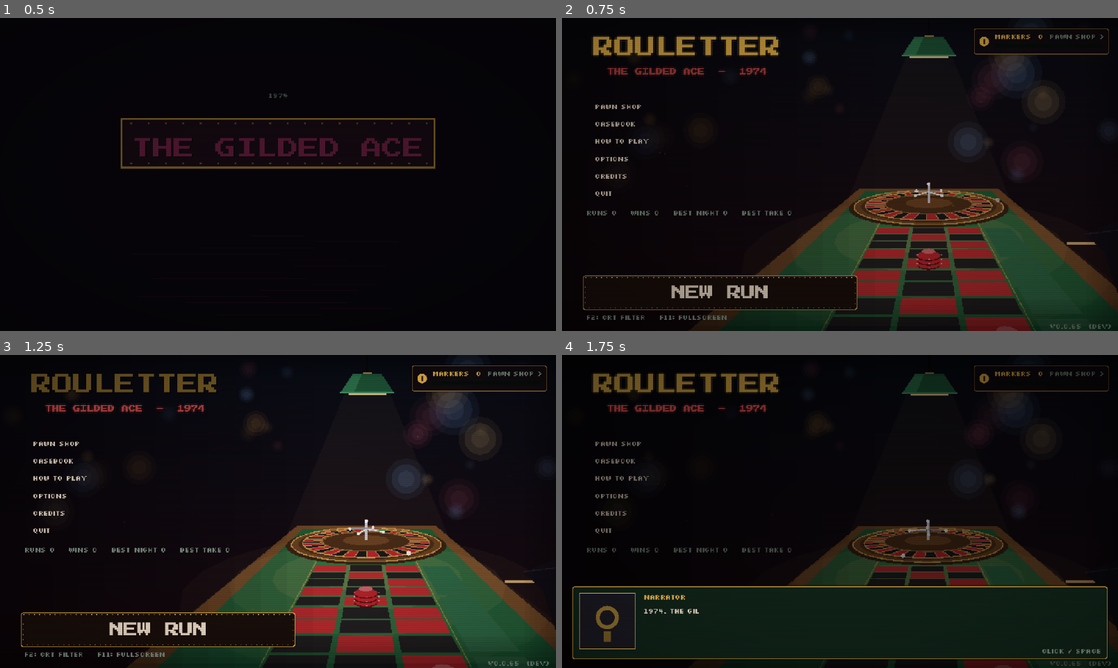
Above: before the commit, frames 1-4 (two rows, left to right).
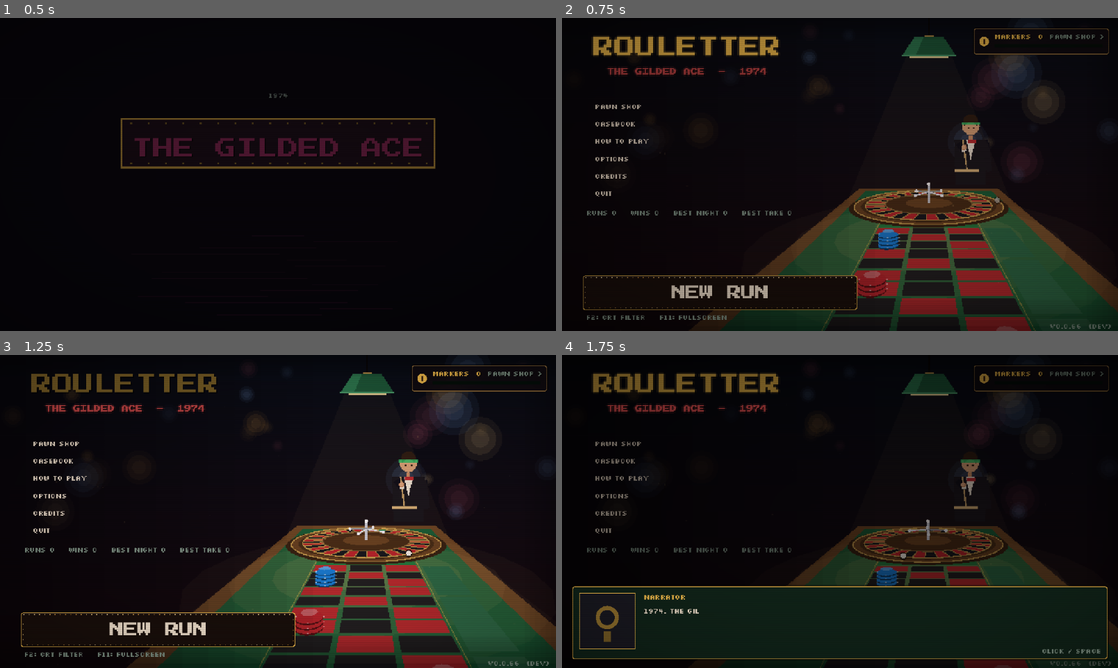
Above: after the commit, the same moments.

Repository: sugnauk/Rouletter
Game: Godot game, scene res://scenes/main.tscn
The game is run twice, just before and just after one commit, with the same random seed, the same clock (stepped at 60 frames per second) and the same inputs.
Inputs (mouse positions are in pixels of both pictures, inside the frame that each line leads up to):
- Up to frame 1 (0.5 s): no input
- Up to frame 2 (0.75 s): tap Enter at 0.5 s; drag from (840, 174) to (895, 105) at 0.52 s
- Up to frame 3 (1.25 s): no input
- Up to frame 4 (1.75 s): click "NEW RUN" at 1.25 s

Frame 1 is identical in both runs. In frame 2, 1.0% of the frame differs, in the area x 53-100%, y 33-100%; in frame 3, 1.1%, in the area x 53-100%, y 30-100%; in frame 4, 0.5%.

Commit message:
v0.0.66: home table shows which pocket won (lit pocket, marker on a line to the ball); a croupier behind the wheel holds the rake; rake sweeps only the losers' lane
Co-Authored-By: Claude Opus 5.5 <noreply@anthropic.com>
Claude-Session: https://claude.ai/code/session_013q6d3yRkHgTahmnKYGjD8n

Diff:
--- a/core/version.gd
+++ b/core/version.gd
@@ -4,7 +4,7 @@
 ## The deploy workflow overwrites BUILD with the commit hash and build time, so "dev" means a
 ## local/editor run.
 
-const VERSION := "0.0.65"
+const VERSION := "0.0.66"
 const BUILD := "dev"
 
 
--- a/scenes/ui/table_scene.gd
+++ b/scenes/ui/table_scene.gd
@@ -21,7 +21,8 @@
 const T_SETTLE := 4.4        ## ...and has settled into one, riding the wheel
 const RIM_R := 2.08
 const POCKET_R := 1.6
-const REST := Vector3(2.6, 0.5, 4.5)   ## the rake, held by the croupier's side between sweeps
+const CROUPIER := Vector3(1.7, -0.2, 12.7)  ## where the croupier stands: just past the far rail, facing us
+const REST := Vector3(1.3, 0.9, 10.6)       ## the rake head, held up beside the wheel between sweeps
 const RED := Color("#b8262d")
 const BLACK := Color("#1b1a1f")
 const GREEN := Color("#1f7a3e")
@@ -51,6 +52,7 @@
 var _stacks: Array = []       ## {x, z, n, col, win}: this round's chips
 var _round := -1
 var _win := 0                  ## the winning pocket this round
+var _lane_x := 0.8             ## the column the losing stacks sit in (never the winner's): the rake's lane
 
 
 func _ready() -> void:
@@ -131,12 +133,14 @@
 	_round = rnd
 	_win = order[_land_index(rnd)]
 	_stacks.clear()
-	var spots := [[0, 1], [2, 4], [1, 7], [0, 10], [2, 2], [1, 9]]
+	# The losing stacks sit together down one column the winner isn't in, so the croupier can
+	# rake that lane clean without touching the winner.
+	var wc: int = (_win - 1) % 3 if _win > 0 else -1
+	var lose_col: int = (wc + 1 + rnd % 2) % 3 if wc >= 0 else rnd % 3
+	_lane_x = -0.8 + lose_col * 0.8
 	for i in range(3):
-		var sp: Array = spots[(rnd + i * 2) % spots.size()]
-		var n: int = sp[1] * 3 + sp[0] + 1
-		if n == _win:
-			continue
+		var row: int = [1 + rnd % 3, 5 + rnd % 3, 9 + rnd % 2][i]
+		var n: int = row * 3 + lose_col + 1
 		_stacks.append({"n": n, "h": 2 + (rnd + i) % 4, "col": Art.denom_color([1, 5, 10, 25][(rnd + i) % 4]), "win": false})
 	if _win > 0:
 		_stacks.append({"n": _win, "h": 3, "col": Art.denom_color(5), "win": true})
@@ -223,12 +227,12 @@
 ## The rake head: rests by the croupier's side, reaches in at the near end, sweeps to the wheel,
 ## then lifts back out. One continuous path.
 func _rake_head(ph: float) -> Vector3:
-	var start := Vector3(0.9, 0.04, 1.9)
-	var finish := Vector3(0.2, 0.04, 7.4)
-	if ph < 4.7 or ph > 8.4:
+	var start := Vector3(_lane_x, 0.04, 1.9)    # the rake works one lane: the losers' column
+	var finish := Vector3(_lane_x, 0.04, 7.4)
+	if ph < 4.6 or ph > 8.4:
 		return REST
 	if ph < 5.5:
-		return REST.lerp(start, smoothstep(4.7, 5.5, ph))
+		return REST.lerp(start, smoothstep(4.6, 5.5, ph))
 	if ph < 7.6:
 		return start.lerp(finish, smoothstep(5.5, 7.6, ph))
 	return finish.lerp(REST, smoothstep(7.6, 8.4, ph))
@@ -277,6 +281,7 @@
 	_cam = Vector3(0.3 * sway * sin(t * 0.13), 2.25 + 0.08 * sin(t * 0.21), -0.6 + 0.25 * sway * sin(t * 0.09))
 	var ph: float = fmod(t, LOOP)
 	_draw_room(W, H)
+	_draw_croupier()   # behind the far rail: the table hides their legs
 	_draw_table(ph)
 	_draw_lamps()
 	_draw_wheel(ph)
@@ -371,6 +376,8 @@
 		var a1 := wa + TAU * (i + 1) / n
 		var p: int = order[i]
 		var col: Color = GREEN if p <= 0 else (RED if board.is_red(p) else BLACK)
+		if p == _win and ph > T_SETTLE + 0.1 and ph < 8.6:   # the pocket the ball sits in lights up
+			col = col.lerp(P.GOLD, 0.55 + 0.3 * sin(t * 8.0))
 		_quad(c + Vector3(cos(a0) * 1.3, 0.01, sin(a0) * 1.3), c + Vector3(cos(a1) * 1.3, 0.01, sin(a1) * 1.3),
 			c + Vector3(cos(a1) * 1.88, 0.01, sin(a1) * 1.88), c + Vector3(cos(a0) * 1.88, 0.01, sin(a0) * 1.88), col)
 		# Frets: thin brass dividers between the pockets.
@@ -395,13 +402,17 @@
 	var bs := proj(ball[0])
 	var bv: float = ball[1]
 	if bv > 0.01:
-		var br: float = maxf(1.2, 1.3 * k)
+		var br: float = maxf(1.5, 1.6 * k)
 		canvas.draw_circle(bs + Vector2(0, br * 0.6), br, Color(0, 0, 0, 0.45 * bv), true, -1.0, false)   # its shadow
+		canvas.draw_circle(bs, br + maxf(1.0, k * 0.5), Color(0.05, 0.03, 0.02, 0.8 * bv), true, -1.0, false)   # outline
 		canvas.draw_circle(bs, br, Color(Color("#f4f1e8"), bv), true, -1.0, false)
 		canvas.draw_rect(Rect2(bs - Vector2(br * 0.5, br * 0.6), Vector2(maxf(1.0, k * 0.6), maxf(1.0, k * 0.6))), Color(1, 1, 1, bv))
 	# The result marker pops up over the wheel once the ball has settled.
 	if ph > T_SETTLE + 0.1 and ph < 8.6:
-		var up := proj(c + Vector3(0, 1.5 + 0.1 * sin(t * 4.0), 0))
+		# Hung over the ball itself, on a thin gold line down to it, so the number reads as its pocket.
+		var side: float = -1.4 if (ball[0] as Vector3).x > -0.3 else 1.0   # away from the croupier's side
+		var up := proj(ball[0] + Vector3(side, 1.35 + 0.08 * sin(t * 4.0), 0))
+		canvas.draw_line(up, bs - Vector2(0, maxf(2.0, 2.0 * k)), Color(P.GOLD, 0.85), maxf(1.0, k * 0.6))
 		var mc: Color = GREEN if _win <= 0 else (RED if board.is_red(_win) else BLACK)
 		var font := P.font()
 		var lab := str(_win)
@@ -457,23 +468,76 @@
 
 
 ## The croupier's arm and rake, reaching in from the right.
+func _shoulder() -> Vector3:
+	return CROUPIER + Vector3(-0.51, 1.96, -0.1)
+
+
+## Where the croupier's hand is: an arm's length from the shoulder, towards the rake.
+func _hand(head: Vector3) -> Vector3:
+	var sh := _shoulder()
+	return sh + (head + Vector3(0, 0.7, 0) - sh).normalized() * 1.4
+
+
+## The croupier behind the wheel: dinner jacket, white shirt and red bow tie, green visor.
+func _draw_croupier() -> void:
+	var c := CROUPIER
+	var jacket := Color("#14111a")
+	var top_l := proj(c + Vector3(-0.675, 2.093, 0.0))
+	var top_r := proj(c + Vector3(0.675, 2.093, 0.0))
+	var bot_r := proj(c + Vector3(0.608, 0.27, 0.0))
+	var bot_l := proj(c + Vector3(-0.608, 0.27, 0.0))
+	canvas.draw_colored_polygon(PackedVector2Array([top_l, top_r, bot_r, bot_l]), jacket)
+	# Shirt front and bow tie.
+	var n1 := proj(c + Vector3(-0.189, 2.093, -0.01))
+	var n2 := proj(c + Vector3(0.189, 2.093, -0.01))
+	var v := proj(c + Vector3(0.0, 1.282, -0.01))
+	canvas.draw_colored_polygon(PackedVector2Array([n1, n2, v]), Color("#efe8da"))
+	var bt := proj(c + Vector3(0.0, 2.025, -0.02))
+	canvas.draw_rect(Rect2(bt - Vector2(2.0, 0.8) * k, Vector2(5.0, 2.0) * k), Color("#b8262d"))
+	# The far shoulder's arm hangs at the side.
+	_limb(proj(c + Vector3(0.608, 1.958, 0.0)), proj(c + Vector3(0.743, 0.81, -0.05)), 4.0 * k, 3.2 * k, jacket)
+	# Head: neck, face, dark hair, and the green celluloid visor catching the lamp.
+	var head := proj(c + Vector3(0.0, 2.633, 0.0))
+	var hr: float = _f * 0.35 / _depth(c)
+	canvas.draw_rect(Rect2(proj(c + Vector3(-0.095, 2.268, 0.0)), Vector2(maxf(1.0, hr * 0.5), hr * 0.5)), Color("#c98e66"))
+	canvas.draw_circle(head, hr, Color("#d9a47a"), true, -1.0, false)
+	canvas.draw_circle(head - Vector2(0, hr * 0.55), hr * 0.85, Color("#2a1810"), true, -1.0, false)
+	canvas.draw_circle(head + Vector2(0, hr * 0.25), hr * 0.72, Color("#d9a47a"), true, -1.0, false)
+	canvas.draw_rect(Rect2(head + Vector2(-hr * 1.1, -hr * 0.45), Vector2(hr * 2.2, maxf(1.0, hr * 0.35))), Color(0.18, 0.75, 0.4, 0.85))
+	canvas.draw_rect(Rect2(head + Vector2(-hr * 0.4, hr * 0.15), Vector2(maxf(1.0, hr * 0.2), maxf(1.0, hr * 0.15))), Color("#2a1810"))
+	canvas.draw_rect(Rect2(head + Vector2(hr * 0.25, hr * 0.15), Vector2(maxf(1.0, hr * 0.2), maxf(1.0, hr * 0.15))), Color("#2a1810"))
+
+
+## The rake, held by the croupier: their near arm reaches from the shoulder to the stick.
 func _draw_rake(ph: float) -> void:
 	var head := _rake_head(ph)
-	var hand := head + Vector3(2.0, 0.9, -1.4)   # the handle's end, in the croupier's hand
+	var hand3 := _hand(head)
 	var hs := proj(head)
-	var hn := proj(hand)
-	canvas.draw_line(hs, hn, Color("#c8a46a"), maxf(1.0, k * 0.8))
-	var a := proj(head + Vector3(-0.45, 0, 0))
-	var b := proj(head + Vector3(0.45, 0, 0))
+	var hn := proj(hand3)
+	# The stick runs from the head back through the hand a little way.
+	var tail := proj(hand3 + (hand3 - head).normalized() * 0.35)
+	canvas.draw_line(hs, tail, Color("#c8a46a"), maxf(1.0, k * 0.8))
+	var a := proj(head + Vector3(-0.42, 0, 0))
+	var b := proj(head + Vector3(0.42, 0, 0))
 	canvas.draw_line(a, b, Color("#d8b47a"), maxf(2.0, k * 1.4))
-	# Sleeve: a black dinner jacket with a white cuff, coming in off the right edge.
-	var elbow := Vector2(res.x - 14 * k, hn.y + 18 * k)
+	# The arm: black sleeve from the shoulder, a white cuff, a hand closed round the stick.
+	var sh := proj(_shoulder())
+	var elbow3 := _shoulder().lerp(hand3, 0.5) + Vector3(0.12, -0.25, 0)
+	var el := proj(elbow3)
 	var jacket := Color("#14111a")
-	canvas.draw_colored_polygon(PackedVector2Array([hn + Vector2(1, -3) * k, hn + Vector2(5, 3) * k, elbow + Vector2(6, 8) * k, elbow + Vector2(-5, -2) * k]), jacket)
-	canvas.draw_colored_polygon(PackedVector2Array([elbow + Vector2(-5, -2) * k, elbow + Vector2(6, 8) * k, Vector2(res.x + 2, res.y * 0.9), Vector2(res.x + 2, elbow.y - 10 * k)]), jacket)
-	canvas.draw_line(hn + Vector2(1, -3) * k, elbow + Vector2(-5, -2) * k, Color("#2a2433"), maxf(1.0, k * 0.6))
-	canvas.draw_rect(Rect2(hn - Vector2(2, 3) * k, Vector2(5, 5) * k), Color("#e8e0d0"))
-	canvas.draw_rect(Rect2(hn - Vector2(3, 1) * k, Vector2(3, 3) * k), Color("#d9a47a"))
+	var w: float = _f * 0.16 / _depth(hand3)
+	_limb(sh, el, w * 1.4, w * 1.2, jacket)
+	_limb(el, hn, w * 1.2, w, jacket)
+	var dirv := (hn - el).normalized()
+	_limb(hn - dirv * w * 0.9, hn - dirv * w * 0.3, w * 1.05, w, Color("#efe8da"))
+	canvas.draw_circle(hn, w * 0.6, Color("#c98e66"), true, -1.0, false)
+	canvas.draw_circle(hn - Vector2(0.3, 0.3) * w * 0.4, w * 0.42, Color("#e0aa80"), true, -1.0, false)
+
+
+## A tapering limb from `from` to `to` (width w0 at the start, w1 at the end), as one polygon.
+func _limb(from: Vector2, to: Vector2, w0: float, w1: float, col: Color) -> void:
+	var n := (to - from).orthogonal().normalized()
+	canvas.draw_colored_polygon(PackedVector2Array([from + n * w0 * 0.5, to + n * w1 * 0.5, to - n * w1 * 0.5, from - n * w0 * 0.5]), col)
 
 
 ## Foreground: the near rail out of focus, smoke, and a soft vignette.
Not shown, changed: CHANGELOG.md
